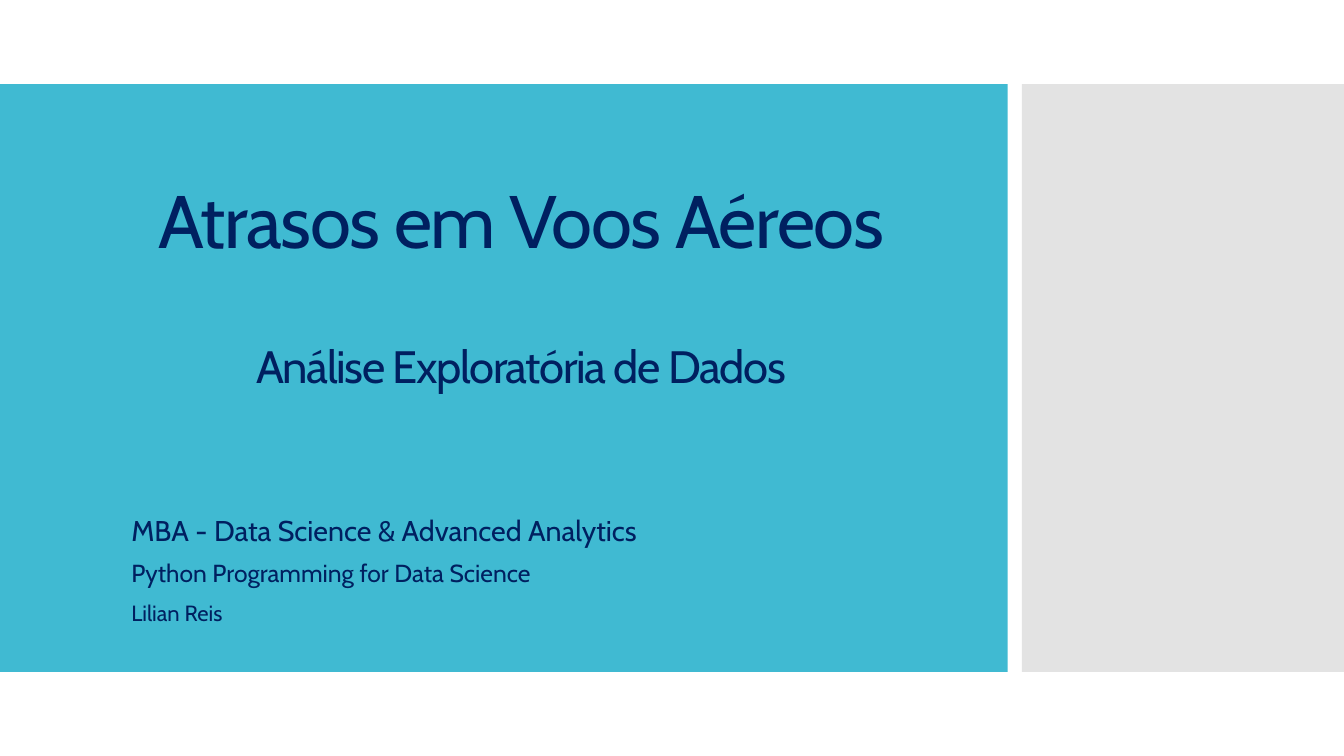
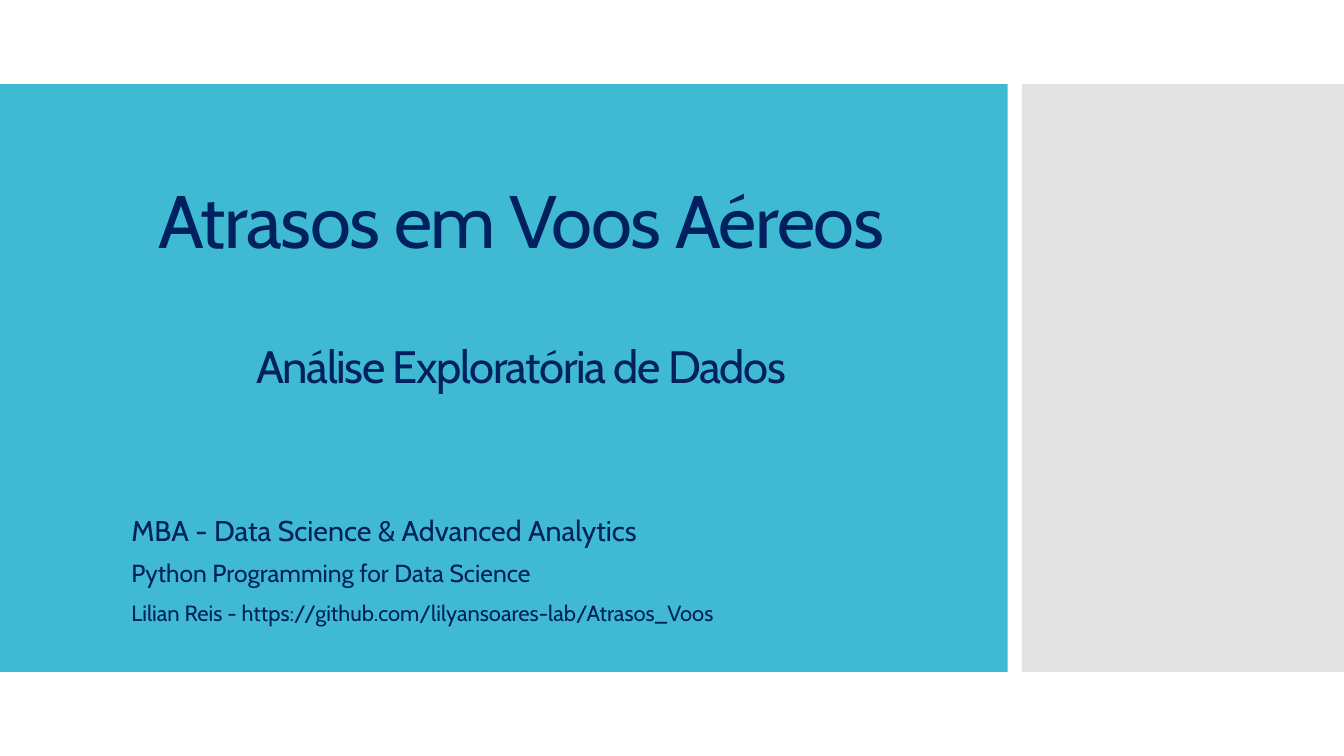
Before and after one commit to lilyansoares-lab/Atrasos_Voos, a slide deck: slide 1 of Análise Exploratoria de Dados - Atrasos Voos.pptx. Drawn at 1344x756 pixels with LibreOffice and Linux fonts; fonts in the diff are those of the drawing. Boxes give left, top, right and bottom in pixels: in the first picture for what was removed or moved away, otherwise in the second. Text is boxed around its words. In the diff, an @@ line names an element or a change of style, - is before the commit and + after.

```diff
--- a/Análise Exploratoria de Dados - Atrasos Voos.pptx
+++ b/Análise Exploratoria de Dados - Atrasos Voos.pptx
@@ subtitle at (x1=131, y1=604, x2=714, y2=627): text changed @@
-Lilian Reis
+Lilian Reis - https://github.com/lilyansoares-lab/Atrasos_Voos
```
Also in this commit, not shown: 4 other slides changed.
